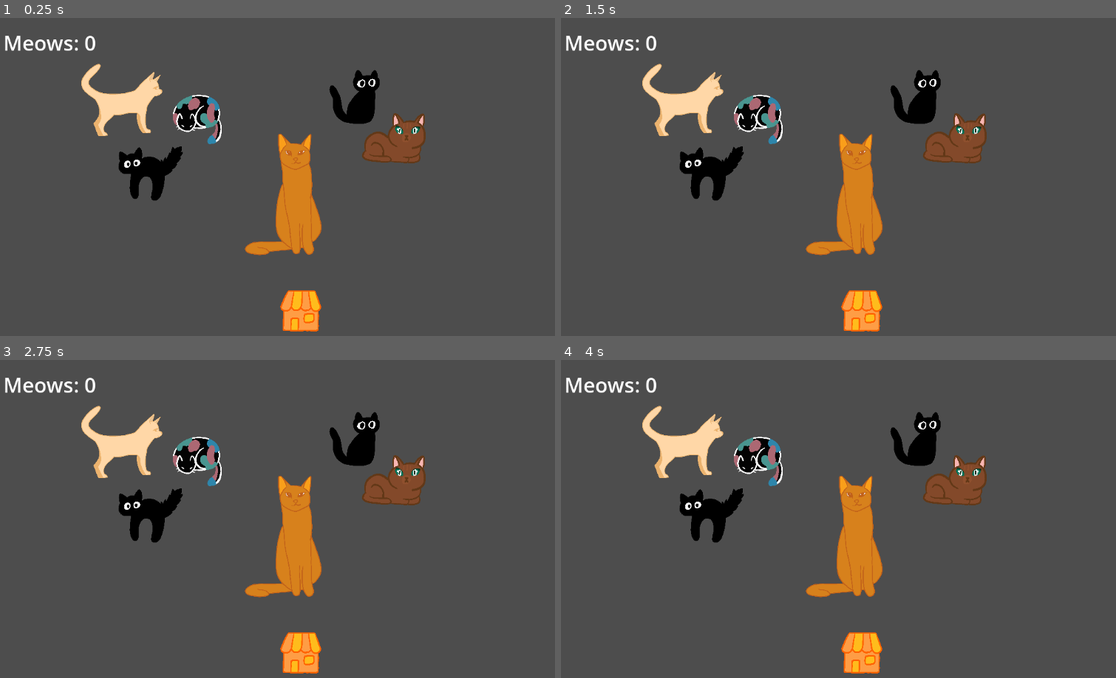
Above: before the commit, frames 1-4 (two rows, left to right).
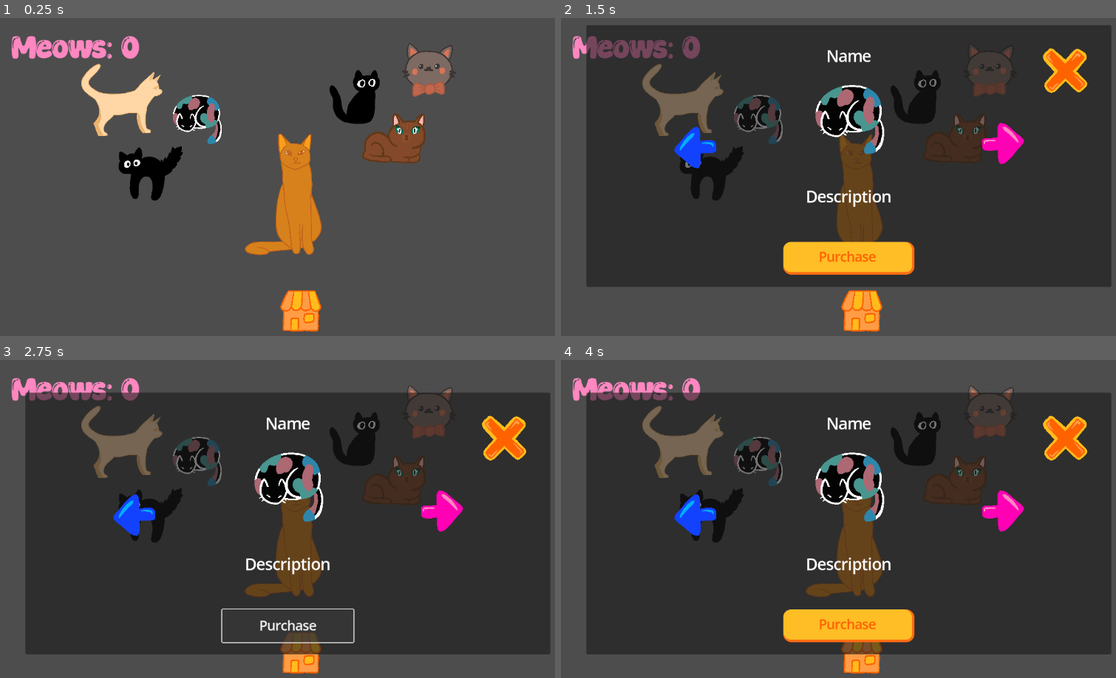
Above: after the commit, the same moments.

Repository: AlanikREDAWN/kitten-klicker
Game: Godot game, scene res://scenes/main.tscn
Two runs of this game, one before a commit and one after it. Both use one fixed random seed, a clock stepped at 60 frames per second and the inputs below. The project has no main scene, so this scene is started directly.
Inputs (mouse positions are in pixels of both pictures, inside the frame that each line leads up to):
- Up to frame 1 (0.25 s): no input
- Up to frame 2 (1.5 s): click (860, 310) at 0.5 s; click (694, 72) at 1.27 s
- Up to frame 3 (2.75 s): click (288, 627) at 2 s, where only the run after the commit has a clickable "Purchase"
- Up to frame 4 (4 s): click (999, 512) at 2.77 s; click (999, 512) at 3.52 s

The runs differ from the first frame. In frame 1, 2.2% of the frame differs, in the area x 0-83%, y 5-25%; in frame 2, 75%; in frame 3, 74%; in frame 4, 76%, in the area x 0-100%, y 5-93%.
Error after the commit: Compile Error: (res://scripts/shop.gd:-1)

Commit message:
shop in progress

Diff:
--- a/project.godot
+++ b/project.godot
@@ -14,6 +14,10 @@
 config/features=PackedStringArray("4.3", "GL Compatibility")
 config/icon="res://icon.svg"
 
+[autoload]
+
+Global="*res://scripts/Global.gd"
+
 [editor_plugins]
 
 enabled=PackedStringArray("res://addons/godot_super-wakatime/plugin.cfg")
@@ -27,6 +31,10 @@
 "res://scripts/": "teal"
 }
 
+[gui]
+
+theme/default_font_multichannel_signed_distance_field=true
+
 [rendering]
 
 renderer/rendering_method="gl_compatibility"
--- a/scenes/main.tscn
+++ b/scenes/main.tscn
@@ -1,6 +1,7 @@
-[gd_scene load_steps=14 format=3 uid="uid://b6woywf0dd7k"]
+[gd_scene load_steps=19 format=3 uid="uid://b6woywf0dd7k"]
 
 [ext_resource type="Script" path="res://scripts/main.gd" id="1_xgg61"]
+[ext_resource type="FontFile" uid="uid://ba2o1tgt8s5b2" path="res://assets/SuperAdorable-MAvyp.ttf" id="2_6cecm"]
 [ext_resource type="Texture2D" uid="uid://dlo6klhfieil3" path="res://assets/orange_cat.png" id="2_xpbov"]
 [ext_resource type="Texture2D" uid="uid://d1q17bw8k34p2" path="res://assets/art_cat.png" id="3_nnuop"]
 [ext_resource type="Script" path="res://scripts/art_cat.gd" id="4_wbtxb"]
@@ -12,18 +13,24 @@
 [ext_resource type="Script" path="res://scripts/brown_cat.gd" id="10_f5ue6"]
 [ext_resource type="Texture2D" uid="uid://d153x0x26ieue" path="res://assets/scared_cat.png" id="11_r6n2m"]
 [ext_resource type="Script" path="res://scripts/scared_cat.gd" id="12_ydtyp"]
+[ext_resource type="Script" path="res://scripts/shop_button.gd" id="13_8fm4u"]
 [ext_resource type="Texture2D" uid="uid://c3xa0svl3q82g" path="res://assets/shop.png" id="13_l3sny"]
+[ext_resource type="Script" path="res://scripts/bow_cat.gd" id="14_03jcj"]
+[ext_resource type="PackedScene" uid="uid://ds254imp31x51" path="res://scenes/shop.tscn" id="15_dvs2n"]
+[ext_resource type="Texture2D" uid="uid://cv0jibbodyiva" path="res://assets/bow_cat.png" id="16_kcmb2"]
 
 [node name="main" type="Node2D"]
 script = ExtResource("1_xgg61")
 
 [node name="Label" type="Label" parent="."]
-offset_left = 21.0
-offset_top = 21.0
-offset_right = 202.0
-offset_bottom = 76.0
+offset_left = 35.0
+offset_top = 26.0
+offset_right = 285.0
+offset_bottom = 95.0
 size_flags_horizontal = 4
-theme_override_font_sizes/font_size = 40
+theme_override_colors/font_color = Color(1, 0.529412, 0.756863, 1)
+theme_override_fonts/font = ExtResource("2_6cecm")
+theme_override_font_sizes/font_size = 60
 text = "Meows: 0"
 horizontal_alignment = 1
 vertical_alignment = 1
@@ -70,19 +77,31 @@
 texture = ExtResource("11_r6n2m")
 script = ExtResource("12_ydtyp")
 
+[node name="BowCat" type="Sprite2D" parent="."]
+position = Vector2(851, 104)
+scale = Vector2(0.08, 0.08)
+texture = ExtResource("16_kcmb2")
+script = ExtResource("14_03jcj")
+
 [node name="Shop" type="TextureButton" parent="."]
 offset_left = 549.0
 offset_top = 523.0
 offset_right = 651.0
 offset_bottom = 626.0
+script = ExtResource("13_8fm4u")
 
 [node name="Shop" type="Sprite2D" parent="Shop"]
 position = Vector2(52, 52)
 scale = Vector2(0.05, 0.05)
 texture = ExtResource("13_l3sny")
 
+[node name="shop" parent="." instance=ExtResource("15_dvs2n")]
+
 [connection signal="pressed" from="OrangeCat" to="." method="_on_orange_cat_pressed"]
 [connection signal="increase_meow" from="ArtCat" to="." method="_on_art_cat_increase_meow"]
 [connection signal="increase_meow" from="BeigeCat" to="." method="_on_beige_cat_increase_meow"]
 [connection signal="increase_meow" from="BlackCat" to="." method="_on_black_cat_increase_meow"]
 [connection signal="increase_meow" from="BrownCat" to="." method="_on_brown_cat_increase_meow"]
+[connection signal="increase_meow" from="ScaredCat" to="." method="_on_scared_cat_increase_meow"]
+[connection signal="increase_meow" from="BowCat" to="." method="_on_bow_cat_increase_meow"]
+[connection signal="pressed" from="Shop" to="Shop" method="_on_pressed"]
--- /dev/null
+++ b/scenes/shop.tscn
@@ -0,0 +1,221 @@
+[gd_scene load_steps=17 format=3 uid="uid://ds254imp31x51"]
+
+[ext_resource type="Script" path="res://scripts/shop.gd" id="1_mcttn"]
+[ext_resource type="Texture2D" uid="uid://kfnxg1xwxkvt" path="res://assets/close.png" id="2_4twbk"]
+[ext_resource type="Texture2D" uid="uid://d1q17bw8k34p2" path="res://assets/art_cat.png" id="2_i7pp2"]
+[ext_resource type="Texture2D" uid="uid://c5wgbevjk577m" path="res://assets/beige_cat.png" id="3_2jjyp"]
+[ext_resource type="Texture2D" uid="uid://cxbhfwdj38ykd" path="res://assets/black_cat.png" id="4_mely6"]
+[ext_resource type="Texture2D" uid="uid://gknc048omnfh" path="res://assets/brown_cat.png" id="5_j4rss"]
+[ext_resource type="Texture2D" uid="uid://cv0jibbodyiva" path="res://assets/bow_cat.png" id="6_eafh0"]
+[ext_resource type="Texture2D" uid="uid://d153x0x26ieue" path="res://assets/scared_cat.png" id="6_yxfs2"]
+[ext_resource type="Texture2D" uid="uid://ctpp6wvtngxnl" path="res://assets/next.png" id="7_4a13n"]
+[ext_resource type="Texture2D" uid="uid://c6ad4twk53wb3" path="res://assets/prev.png" id="8_oboox"]
+
+[sub_resource type="Animation" id="Animation_04qeg"]
+length = 0.001
+tracks/0/type = "value"
+tracks/0/imported = false
+tracks/0/enabled = true
+tracks/0/path = NodePath(".:offset")
+tracks/0/interp = 1
+tracks/0/loop_wrap = true
+tracks/0/keys = {
+"times": PackedFloat32Array(0),
+"transitions": PackedFloat32Array(1),
+"update": 0,
+"values": [Vector2(0, 600)]
+}
+
+[sub_resource type="Animation" id="Animation_84wv2"]
+resource_name = "TransIn"
+tracks/0/type = "value"
+tracks/0/imported = false
+tracks/0/enabled = true
+tracks/0/path = NodePath(".:offset")
+tracks/0/interp = 1
+tracks/0/loop_wrap = true
+tracks/0/keys = {
+"times": PackedFloat32Array(0, 1),
+"transitions": PackedFloat32Array(1, 1),
+"update": 0,
+"values": [Vector2(0, -600), Vector2(0, 0)]
+}
+
+[sub_resource type="Animation" id="Animation_etnmi"]
+resource_name = "TransOut"
+tracks/0/type = "value"
+tracks/0/imported = false
+tracks/0/enabled = true
+tracks/0/path = NodePath(".:offset")
+tracks/0/interp = 1
+tracks/0/loop_wrap = true
+tracks/0/keys = {
+"times": PackedFloat32Array(0, 1),
+"transitions": PackedFloat32Array(1, 1),
+"update": 0,
+"values": [Vector2(0, 0), Vector2(0, 600)]
+}
+
+[sub_resource type="AnimationLibrary" id="AnimationLibrary_geces"]
+_data = {
+"RESET": SubResource("Animation_04qeg"),
+"TransIn": SubResource("Animation_84wv2"),
+"TransOut": SubResource("Animation_etnmi")
+}
+
+[sub_resource type="SpriteFrames" id="SpriteFrames_obumg"]
+animations = [{
+"frames": [{
+"duration": 1.0,
+"texture": ExtResource("2_i7pp2")
+}],
+"loop": true,
+"name": &"art_cat",
+"speed": 5.0
+}, {
+"frames": [{
+"duration": 1.0,
+"texture": ExtResource("3_2jjyp")
+}],
+"loop": true,
+"name": &"beige_cat",
+"speed": 5.0
+}, {
+"frames": [{
+"duration": 1.0,
+"texture": ExtResource("4_mely6")
+}],
+"loop": true,
+"name": &"black_cat",
+"speed": 5.0
+}, {
+"frames": [{
+"duration": 1.0,
+"texture": ExtResource("6_eafh0")
+}],
+"loop": true,
+"name": &"bow_cat",
+"speed": 5.0
+}, {
+"frames": [{
+"duration": 1.0,
+"texture": ExtResource("5_j4rss")
+}],
+"loop": true,
+"name": &"brown_cat",
+"speed": 5.0
+}, {
+"frames": [{
+"duration": 1.0,
+"texture": ExtResource("6_yxfs2")
+}],
+"loop": true,
+"name": &"scared_cat",
+"speed": 5.0
+}]
+
+[sub_resource type="StyleBoxFlat" id="StyleBoxFlat_j78vq"]
+bg_color = Color(1, 0.745098, 0.145098, 1)
+border_width_right = 5
+border_width_bottom = 5
+border_color = Color(1, 0.427451, 0.0666667, 1)
+corner_radius_top_left = 15
+corner_radius_top_right = 15
+corner_radius_bottom_right = 15
+corner_radius_bottom_left = 15
+
+[node name="shop" type="CanvasLayer"]
+process_mode = 3
+offset = Vector2(0, 600)
+transform = Transform2D(1, 0, 0, 1, 0, 600)
+script = ExtResource("1_mcttn")
+
+[node name="Anim" type="AnimationPlayer" parent="."]
+libraries = {
+"": SubResource("AnimationLibrary_geces")
+}
+
+[node name="Panel" type="Panel" parent="."]
+offset_left = 64.0
+offset_top = 64.0
+offset_right = 1088.0
+offset_bottom = 576.0
+
+[node name="Close" type="TextureButton" parent="."]
+offset_left = 952.0
+offset_top = 104.0
+offset_right = 3387.0
+offset_bottom = 2507.0
+scale = Vector2(0.04, 0.04)
+texture_normal = ExtResource("2_4twbk")
+
+[node name="Control" type="Control" parent="."]
+layout_mode = 3
+anchors_preset = 0
+offset_right = 40.0
+offset_bottom = 40.0
+
+[node name="AnimSprite" type="AnimatedSprite2D" parent="Control"]
+position = Vector2(576, 248)
+scale = Vector2(0.07, 0.07)
+sprite_frames = SubResource("SpriteFrames_obumg")
+animation = &"art_cat"
+
+[node name="Name" type="Label" parent="Control"]
+layout_mode = 0
+offset_left = 384.0
+offset_top = 104.0
+offset_right = 768.0
+offset_bottom = 146.0
+theme_override_font_sizes/font_size = 30
+text = "Name"
+horizontal_alignment = 1
+vertical_alignment = 1
+autowrap_mode = 3
+
+[node name="Desc" type="Label" parent="Control"]
+layout_mode = 0
+offset_left = 256.0
+offset_top = 360.0
+offset_right = 896.0
+offset_bottom = 440.0
+theme_override_font_sizes/font_size = 30
+text = "Description"
+horizontal_alignment = 1
+vertical_alignment = 1
+autowrap_mode = 3
+
+[node name="Next" type="TextureButton" parent="Control"]
+layout_mode = 0
+offset_left = 824.0
+offset_top = 248.0
+offset_right = 2872.0
+offset_bottom = 2296.0
+scale = Vector2(0.05, 0.05)
+texture_normal = ExtResource("7_4a13n")
+
+[node name="Prev" type="TextureButton" parent="Control"]
+layout_mode = 0
+offset_left = 224.0
+offset_top = 256.0
+offset_right = 2272.0
+offset_bottom = 2304.0
+scale = Vector2(0.05, 0.05)
+texture_normal = ExtResource("8_oboox")
+
+[node name="Buy" type="Button" parent="Control"]
+layout_mode = 0
+offset_left = 448.0
+offset_top = 488.0
+offset_right = 704.0
+offset_bottom = 552.0
+theme_override_colors/font_color = Color(1, 0.380392, 0.00392157, 1)
+theme_override_font_sizes/font_size = 25
+theme_override_styles/normal = SubResource("StyleBoxFlat_j78vq")
+text = "Purchase
+"
+
+[connection signal="pressed" from="Close" to="." method="_on_close_pressed"]
+[connection signal="pressed" from="Control/Next" to="." method="_on_next_pressed"]
+[connection signal="pressed" from="Control/Prev" to="." method="_on_prev_pressed"]
+[connection signal="pressed" from="Control/Buy" to="." method="_on_buy_pressed"]
--- /dev/null
+++ b/scripts/bow_cat.gd
@@ -0,0 +1,23 @@
+extends Sprite2D
+
+signal increase_meow
+
+var time_since_last_increase = 0
+var bow_cat_unlocked = false
+
+func _ready() -> void:
+	time_since_last_increase = 0
+
+func _process(delta: float) -> void:
+	if !bow_cat_unlocked:
+		return
+
+	time_since_last_increase += delta
+
+	if time_since_last_increase >= 1:
+		time_since_last_increase -= 1
+		increase_meow.emit()
+
+func unlock_bow_cat():
+	bow_cat_unlocked = true
+	self.visible = true
--- a/scripts/main.gd
+++ b/scripts/main.gd
@@ -29,3 +29,13 @@
 func _on_brown_cat_increase_meow() -> void:
 	meows += 4
 	meows_label.text = "Meows: " + str(meows)
+
+
+func _on_scared_cat_increase_meow() -> void:
+	meows += 5
+	meows_label.text = "Meows: " + str(meows)
+
+
+func _on_bow_cat_increase_meow() -> void:
+	meows += 6
+	meows_label.text = "Meows: " + str(meows)
--- /dev/null
+++ b/scripts/shop.gd
@@ -0,0 +1,25 @@
+extends CanvasLayer
+
+var currItem = 0
+var select = 0
+
+func _on_close_pressed() -> void:
+	get_node("Anim").play("TransOut")
+	get_tree().paused = false
+
+func switchItem(select):
+	for i in range(Global.items.size()):
+		if select == i:
+			currItem = select
+			print(Global.items[currItem])
+
+func _on_next_pressed() -> void:
+	switchItem(currItem + 1)
+
+
+func _on_prev_pressed() -> void:
+	switchItem(currItem - 1)
+
+
+func _on_buy_pressed() -> void:
+	pass # Replace with function body.
--- /dev/null
+++ b/scripts/shop_button.gd
@@ -0,0 +1,16 @@
+extends TextureButton
+
+
+# Called when the node enters the scene tree for the first time.
+func _ready() -> void:
+	pass # Replace with function body.
+
+
+# Called every frame. 'delta' is the elapsed time since the previous frame.
+func _process(delta: float) -> void:
+	pass
+
+
+func _on_pressed() -> void:
+	get_tree().paused = true
+	get_node("../shop/Anim").play("TransIn")
Binary file added: assets/SuperAdorable-MAvyp.ttf
Not shown, added: assets/SuperAdorable-MAvyp.ttf.import
Binary file added: assets/bow_cat.png
Not shown, added: assets/bow_cat.png.import
Binary file added: assets/close.png
Not shown, added: assets/close.png.import
Binary file added: assets/next.png
Not shown, added: assets/next.png.import
Binary file added: assets/prev.png
Not shown, added: assets/prev.png.import
